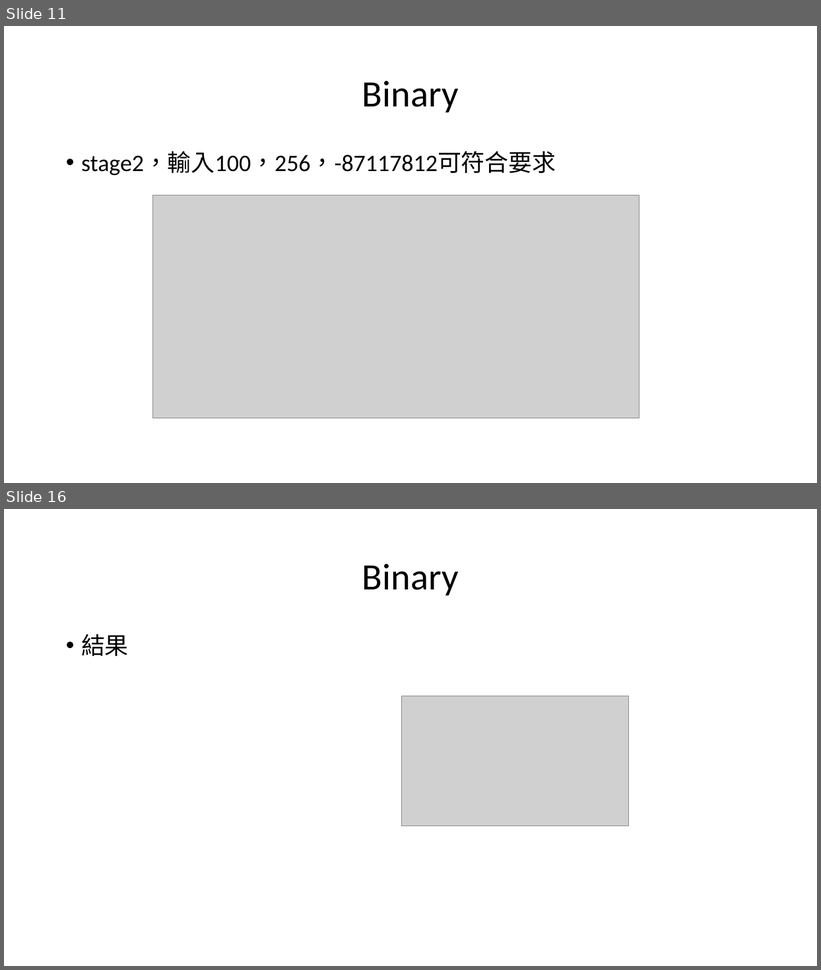
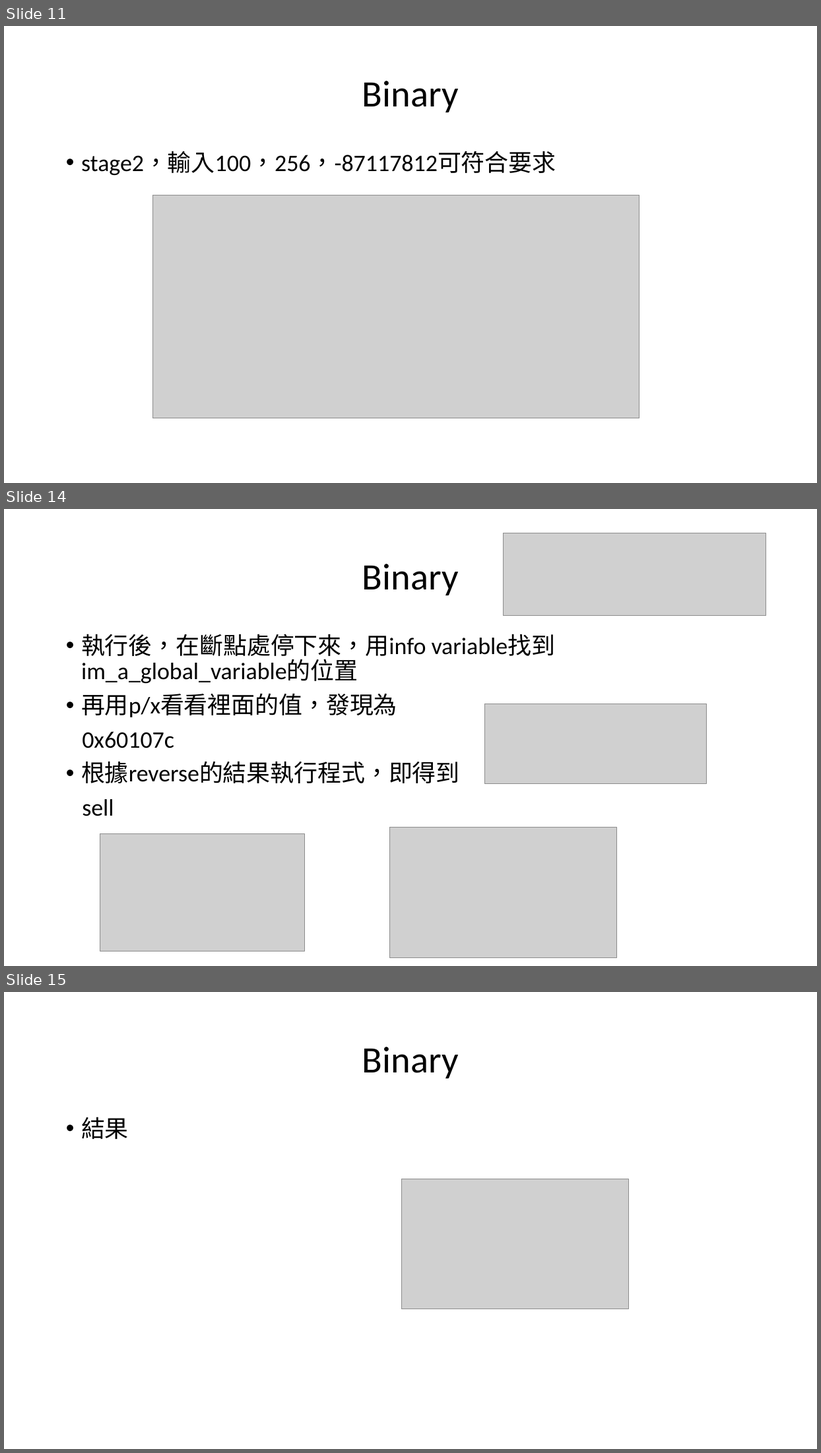
Before and after one commit to u100022136/att_and_def, a slide deck: Pwn/pwn.pptx. Shown one above the other, each under a label of ours: slides 11 and 16 before the commit, slides 11, 14 and 15 after it; the slides between them are not shown. The pictures are 821x970 and 821x1453 pixels, drawn with LibreOffice and Linux fonts; fonts in the diff are those of the drawing; grey boxes stand for pictures. Boxes give left, top, right and bottom in pixels: in the first picture for what was removed or moved away, otherwise in the second. Text is boxed around its words. In the diff, an @@ line names an element or a change of style, - is before the commit and + after.

```diff
--- a/Pwn/pwn.pptx
+++ b/Pwn/pwn.pptx
@@ slide 14 added at [4,509,817,966], background #FFFFFF @@
@@ picture added at [504,533,766,616] @@
@@ title added at [362,564,459,595], 44 pt, text #000000 @@
+Binary
@@ text added at [81,634,460,817], 28 pt, text #000000 @@
+• 執行後，在斷點處停下來，用info variable找到im_a_global_variable的位置
+• 再用p/x看看裡面的值，發現為
+0x60107c
+• 根據reverse的結果執行程式，即得到
+sell
@@ picture added at [485,704,708,784] @@
@@ picture added at [100,834,305,952] @@
@@ picture added at [389,828,617,958] @@
@@ what was slide 16 is now slide 15 @@
```
Also in this commit, not shown: 2 other slides added, 4 slides removed.
